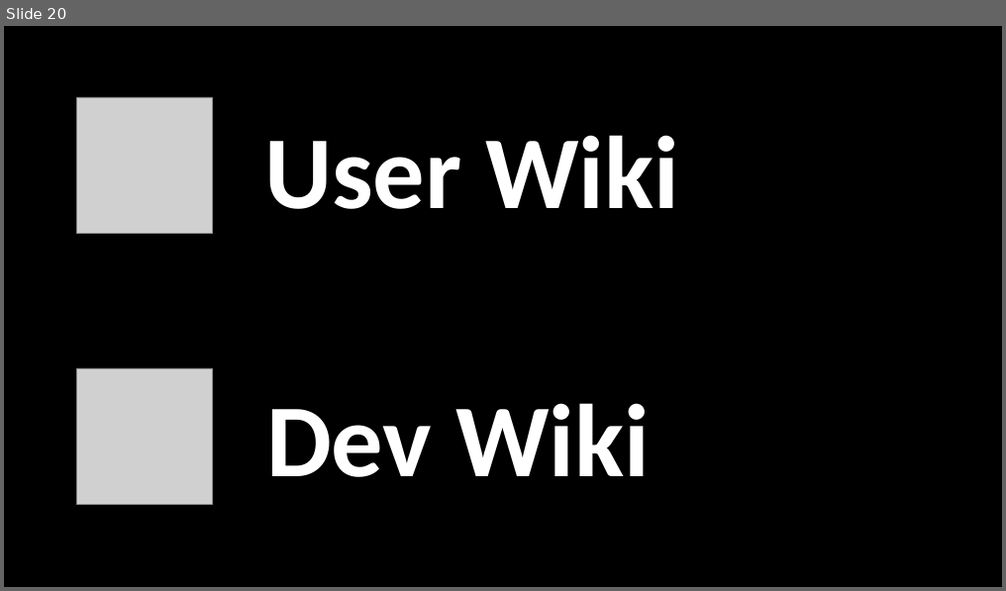
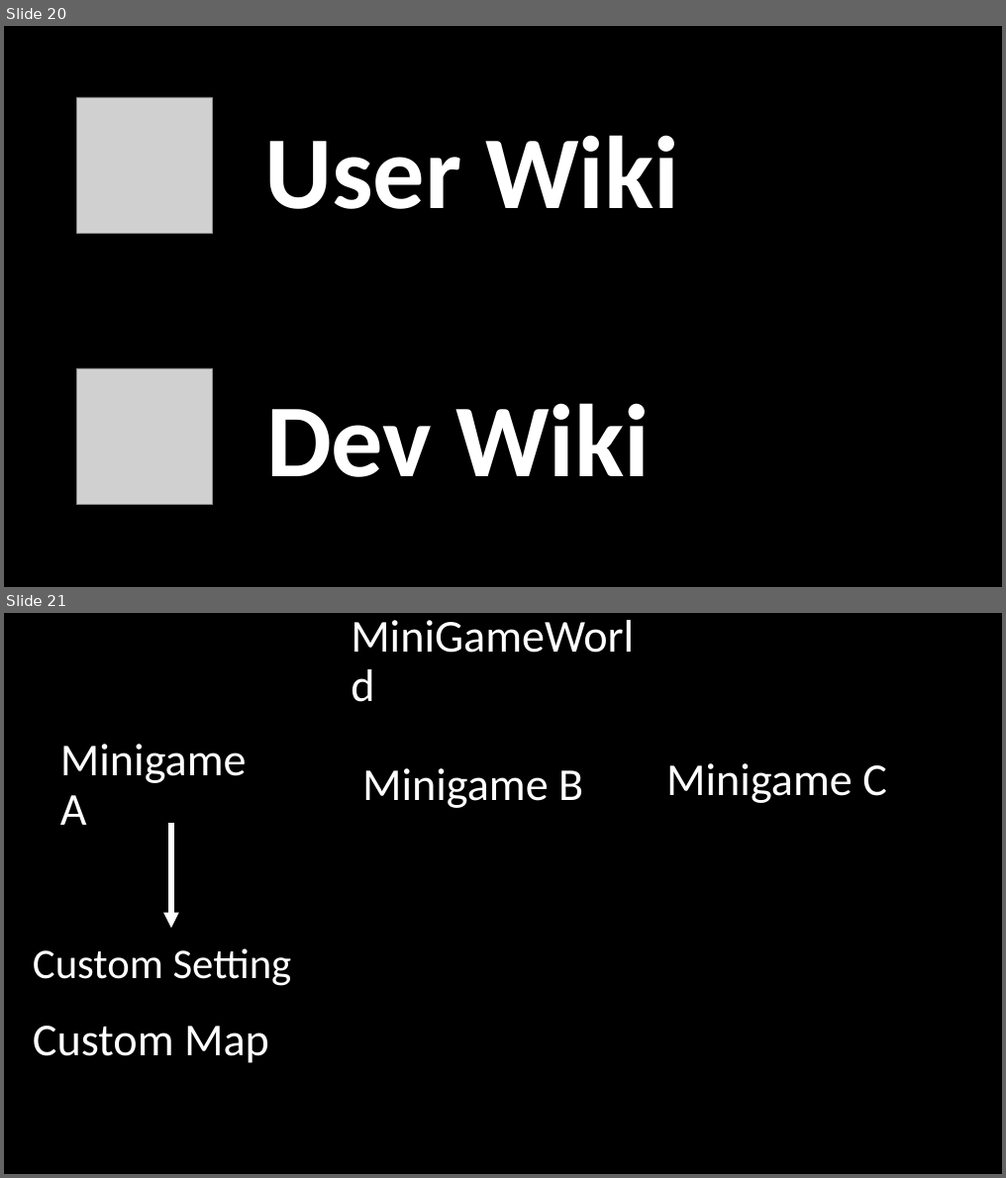
Before and after one commit to MiniGameWorlds/MiniGameWorld, a slide deck: resources/MiniGameWorld.pptx. Shown one above the other, each under a label of ours: slide 20 before the commit, slides 20 and 21 after it. The pictures are 1006x591 and 1006x1178 pixels, drawn with LibreOffice and Linux fonts; fonts in the diff are those of the drawing; grey boxes stand for pictures. Boxes give left, top, right and bottom in pixels: in the first picture for what was removed or moved away, otherwise in the second. Text is boxed around its words. In the diff, an @@ line names an element or a change of style, - is before the commit and + after.

```diff
--- a/resources/MiniGameWorld.pptx
+++ b/resources/MiniGameWorld.pptx
@@ slide 21 added at box(4, 613, 1002, 1174), background #000000 @@
@@ title added at box(348, 626, 658, 699), 88 pt, text #FFFFFF @@
+MiniGameWorld
@@ text added at box(60, 744, 247, 825), 88 pt, text #FFFFFF @@
+Minigame A
@@ text added at box(362, 768, 583, 808), 88 pt, text #FFFFFF @@
+Minigame B
@@ text added at box(666, 763, 887, 803), 88 pt, text #FFFFFF @@
+Minigame C
@@ arrow added from (171, 823) to (171, 928), #FFFFFF 10 pt @@
@@ text added at box(33, 949, 292, 986), 81.4 pt, text #FFFFFF @@
+Custom Setting
@@ text added at box(33, 1026, 269, 1063), 88 pt, text #FFFFFF @@
+Custom Map
```
Also in this commit, not shown: 1 other slide added, 1 slide removed, 8 other files.
